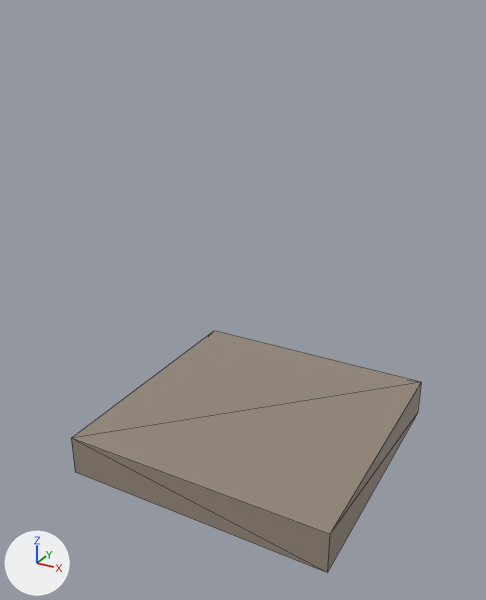
One commit to the glTF model assets/building-01.glb: the scene before it, then after it.
Before and after are seen from a 50 mm lens placed at (20.4, -39.6, 31.7), pointed at (-0.5, -1.5, 12.6). The lights are fixed; the arrows at lower left show +X, +Y and +Z. Mesh edges are drawn as thin lines. Vertices at the same position are counted once.

Objects in the first picture: 'building-01'.
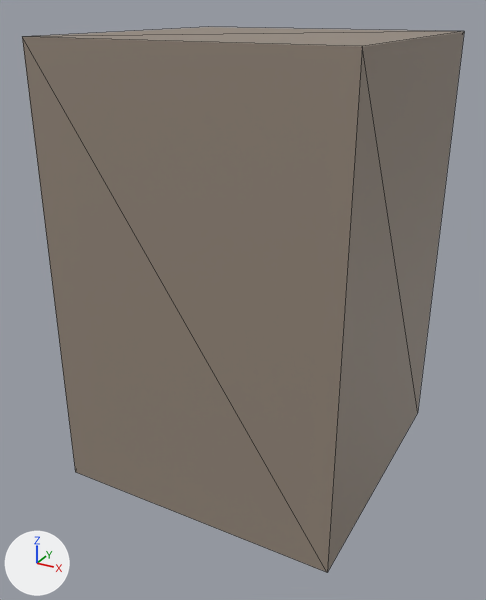
The newer file is also rescaled (x0.6) as a whole; pictures and numbers use the older file's frame.

Location of each change, (x1, y1, x2, y2) in pixels of the pictures (486 x 600 px):
```json
{"object": "building-01", "change": "reshaped", "before": [71, 331, 421, 572], "after": [22, 27, 464, 572], "on screen": "26% wider, 126% taller"}
```

The change, as JSON lines over the scene's bpy script:
```json
{"block": "me_cube", "where": "# used by ob_building_01; location = (0.0, 0.0, 0.0)"}
{"op": "remove", "block": "me_cube", "code": "me_cube.from_pydata(...)  # 8 vertices, 12 faces; spans x -10.0..10.0, y -10.0..10.0, z 0.0..3.0"}
{"op": "add", "block": "me_cube", "code": "me_cube.from_pydata(...)  # 8 vertices, 10 faces; spans x -10.0..10.0, y -10.0..10.0, z 0.0..30.0"}
{"block": "me_cube", "change": "me_cube part 1"}
{"block": "me_cube", "change": "4 vertices are removed from x -10.0..10.0, y -10.0..10.0, z 3.0"}
{"block": "me_cube", "change": "12 faces are deleted"}
{"block": "me_cube", "change": "4 vertices are added at (10.0, 10.0, 30.0), (10.0, -10.0, 30.0), (-10.0, 10.0, 30.0), (-10.0, -10.0, 30.0)"}
{"block": "me_cube", "change": "10 new faces join them"}
```
